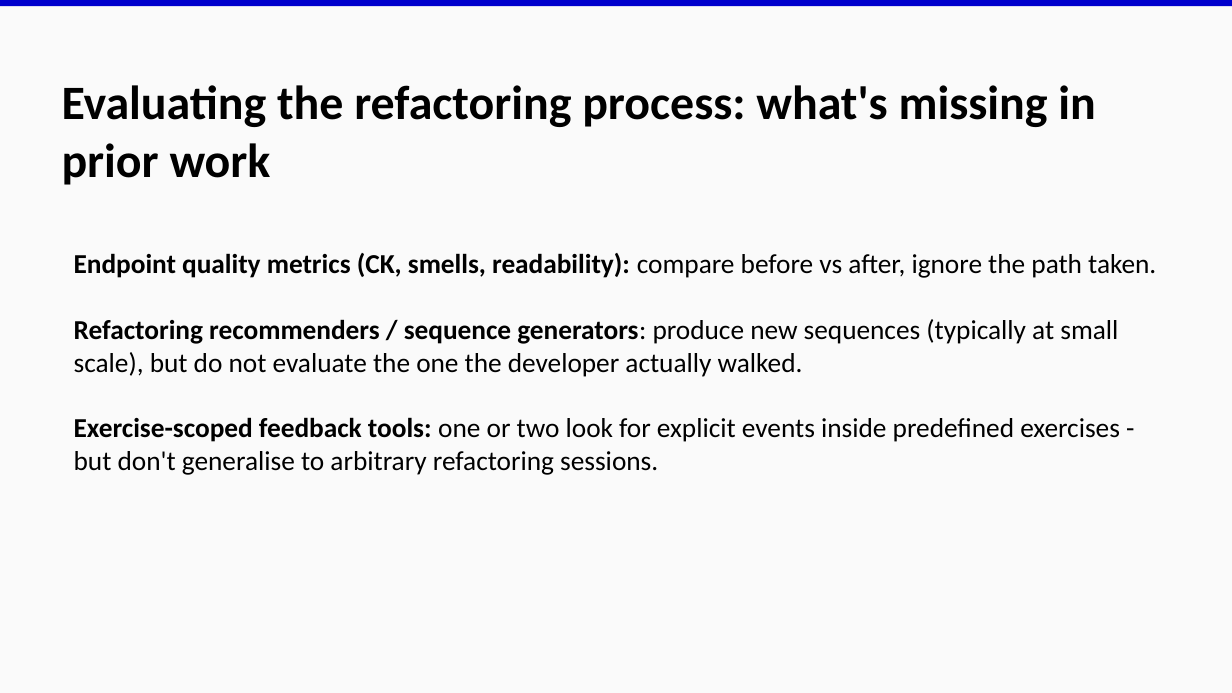
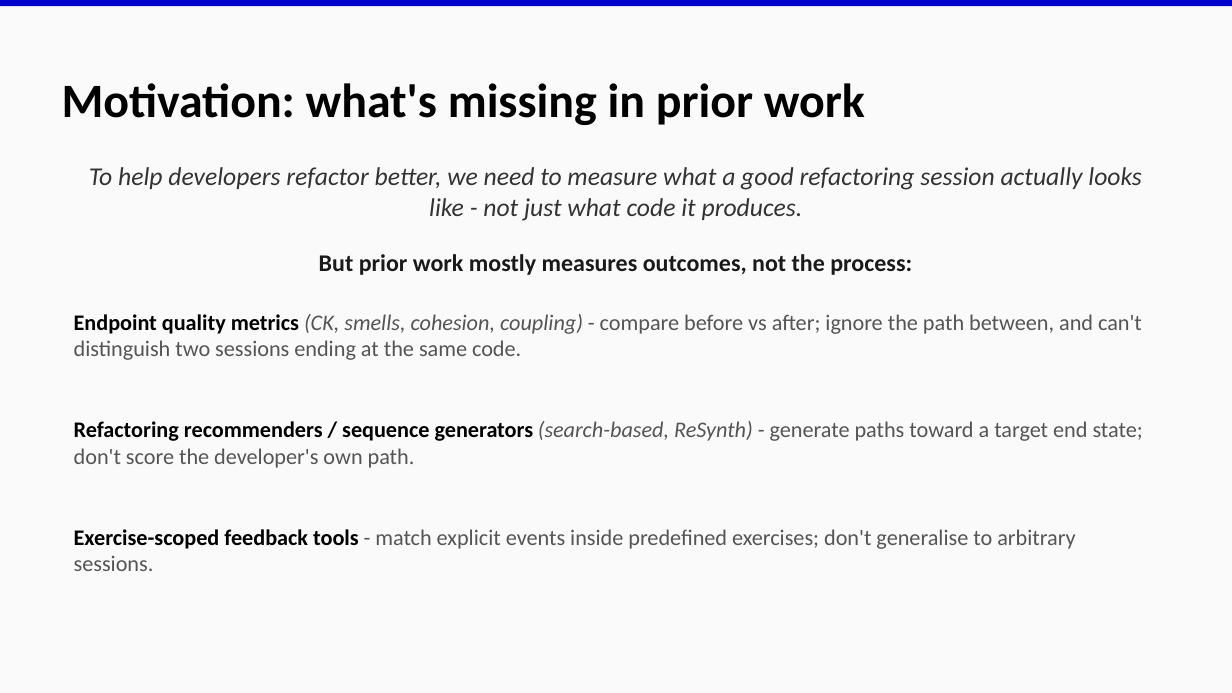
Before and after one commit to EthanHosier/fyp, a slide deck: slide 3 of presentation/slides.pptx. Drawn at 1232x693 pixels with LibreOffice and Linux fonts; fonts in the diff are those of the drawing. Boxes give left, top, right and bottom in pixels: in the first picture for what was removed or moved away, otherwise in the second. Text is boxed around its words. In the diff, an @@ line names an element or a change of style, - is before the commit and + after.

Commit message:
feat: slide motivation updates

```diff
--- a/presentation/slides.pptx
+++ b/presentation/slides.pptx
@@ text at (62,83,865,125): text changed @@
-Evaluating the refactoring process: what's missing in prior work
+Motivation: what's missing in prior work
@@ text added at (89,167,1142,221), 15 pt, text #333333, italic @@
+To help developers refactor better, we need to measure what a good refactoring session actually looks like - not just what code it produces.
@@ text added at (319,254,912,275), 14 pt, text #1A1A1A, bold @@
+But prior work mostly measures outcomes, not the process:
@@ text at (74,314,1143,571): text changed; size 16 to 13 pt; text colour #000000 to #555555 @@
-• Endpoint quality metrics (CK, smells, readability): compare before vs after, ignore the path taken.
-• Refactoring recommenders / sequence generators: produce new sequences (typically at small scale), but do not evaluate the one the developer actually walked.
-• Exercise-scoped feedback tools: one or two look for explicit events inside predefined exercises - but don't generalise to arbitrary refactoring sessions.
+• Endpoint quality metrics (CK, smells, cohesion, coupling) - compare before vs after; ignore the path between, and can't distinguish two sessions ending at the same code.
+• Refactoring recommenders / sequence generators (search-based, ReSynth) - generate paths toward a target end state; don't score the developer's own path.
+• Exercise-scoped feedback tools - match explicit events inside predefined exercises; don't generalise to arbitrary sessions.
```
Also in this commit, not shown: 3 other slides changed, 2 other files.
